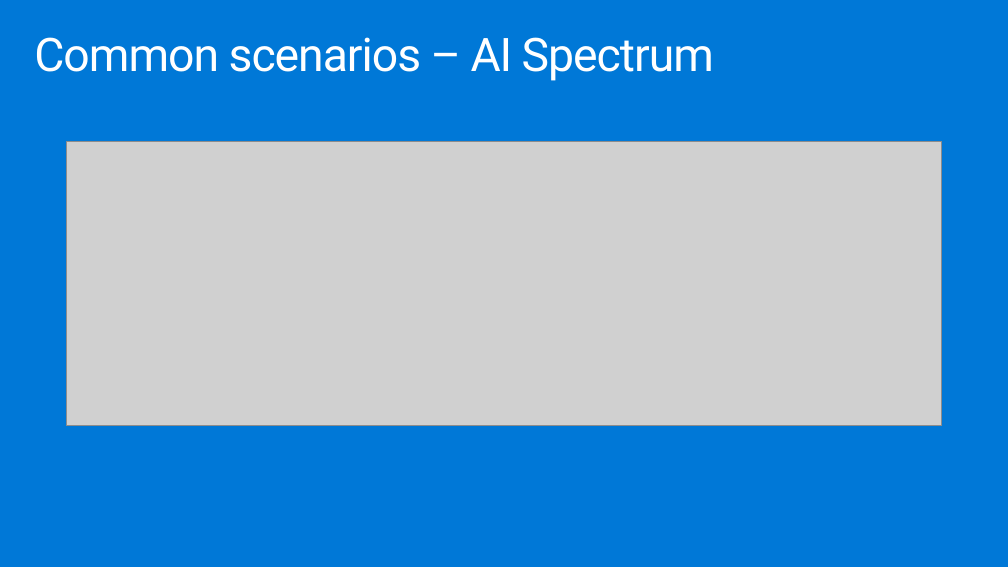
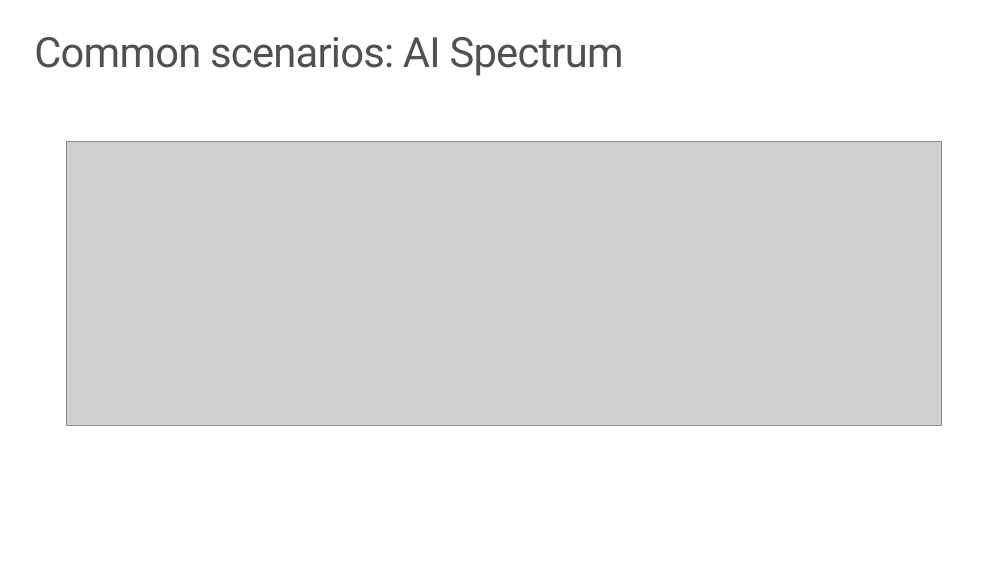
Before and after one commit to solliancenet/ica-wbs, a slide deck: slide 11 of Financial service modernization workshop/technology-overview-deck.pptx (slide 12 before the commit). Drawn at 1008x567 pixels with LibreOffice and Linux fonts; fonts in the diff are those of the drawing; grey boxes stand for pictures. Boxes give left, top, right and bottom in pixels: in the first picture for what was removed or moved away, otherwise in the second. Text is boxed around its words. In the diff, an @@ line names an element or a change of style, - is before the commit and + after.

```diff
--- a/Financial service modernization workshop/technology-overview-deck.pptx
+++ b/Financial service modernization workshop/technology-overview-deck.pptx
@@ background #0078D7 to #FFFFFF @@
@@ title at [34,37,624,76]: text changed; size 44.1 to 39.7 pt; text colour #FFFFFF to #505050 @@
-Common scenarios – AI Spectrum
+Common scenarios: AI Spectrum
```
Also in this commit, not shown: 9 other slides changed, 2 slides added, 3 slides removed, 4 other files.
